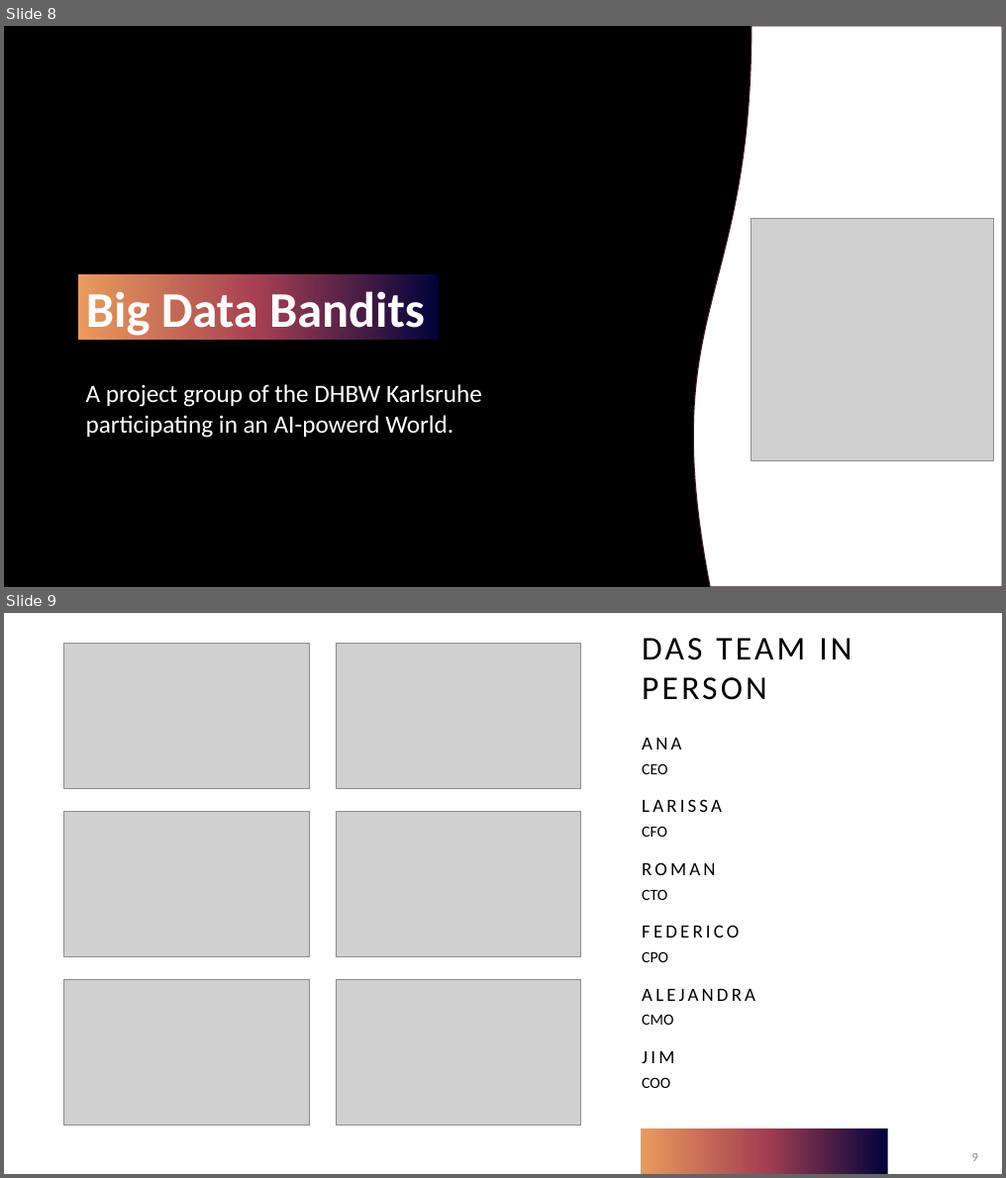
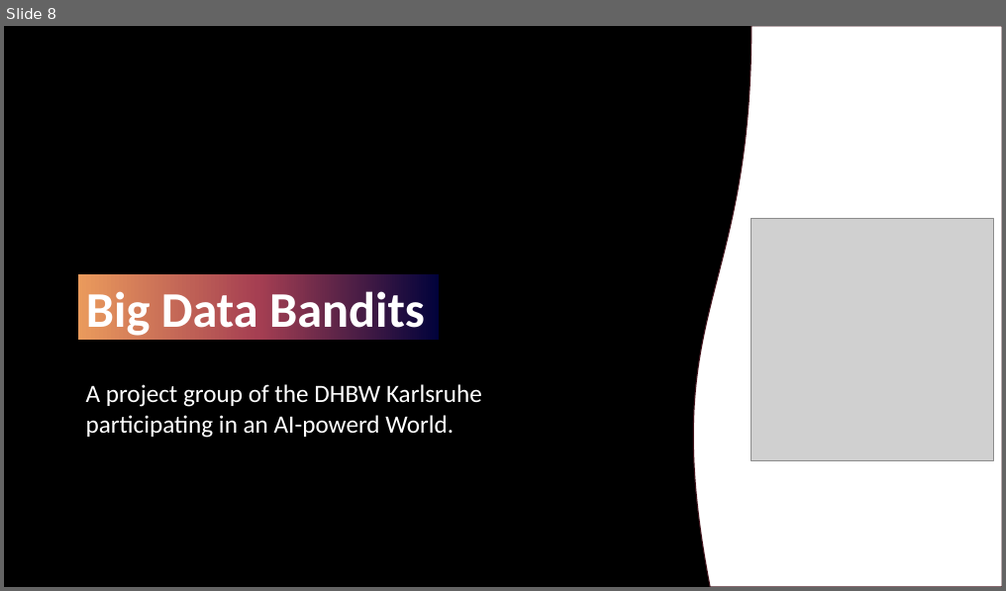
Before and after one commit to alphaname007/BigDataBandits, a slide deck: Technische Präsentation.pptx. Shown one above the other, each under a label of ours: slides 8 and 9 before the commit, slide 8 after it. The pictures are 1006x1178 and 1006x591 pixels, drawn with LibreOffice and Linux fonts; fonts in the diff are those of the drawing; grey boxes stand for pictures; background and template pictures are left out. Boxes give left, top, right and bottom in pixels: in the first picture for what was removed or moved away, otherwise in the second. Text is boxed around its words. In the diff, an @@ line names an element or a change of style, - is before the commit and + after.

```diff
--- a/Technische Präsentation.pptx
+++ b/Technische Präsentation.pptx
@@ slide 9 removed at (4, 613, 1002, 1174), background #FFFFFF @@
@@ title removed at (642, 638, 851, 700) @@
-DAS TEAM IN PERSON
@@ picture removed at (64, 643, 310, 789) @@
@@ picture removed at (336, 643, 581, 789) @@
@@ text removed at (642, 738, 755, 1088) @@
-ANA
-CEO
-LARISSA
-CFO
-ROMAN
-CTO
-FEDERICO
-CPO
-ALEJANDRA
-CMO
-JIM
-COO
@@ picture removed at (64, 811, 310, 958) @@
@@ picture removed at (336, 811, 581, 958) @@
@@ picture removed at (64, 980, 310, 1126) @@
@@ picture removed at (336, 980, 581, 1126) @@
@@ rectangle removed at (642, 1129, 888, 1174) @@
@@ page number removed at (972, 1154, 978, 1161) @@
-9
```
Also in this commit, not shown: 1 slide changed, 4 other slides removed.
